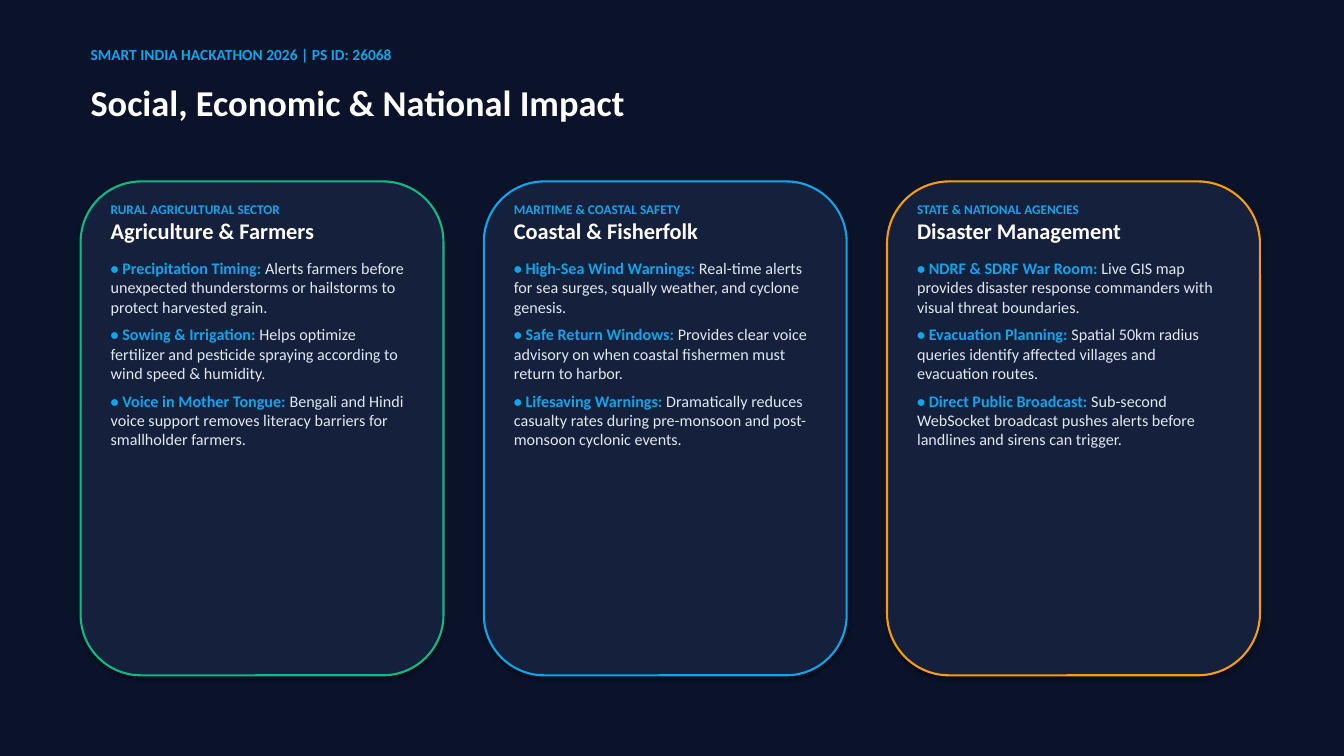
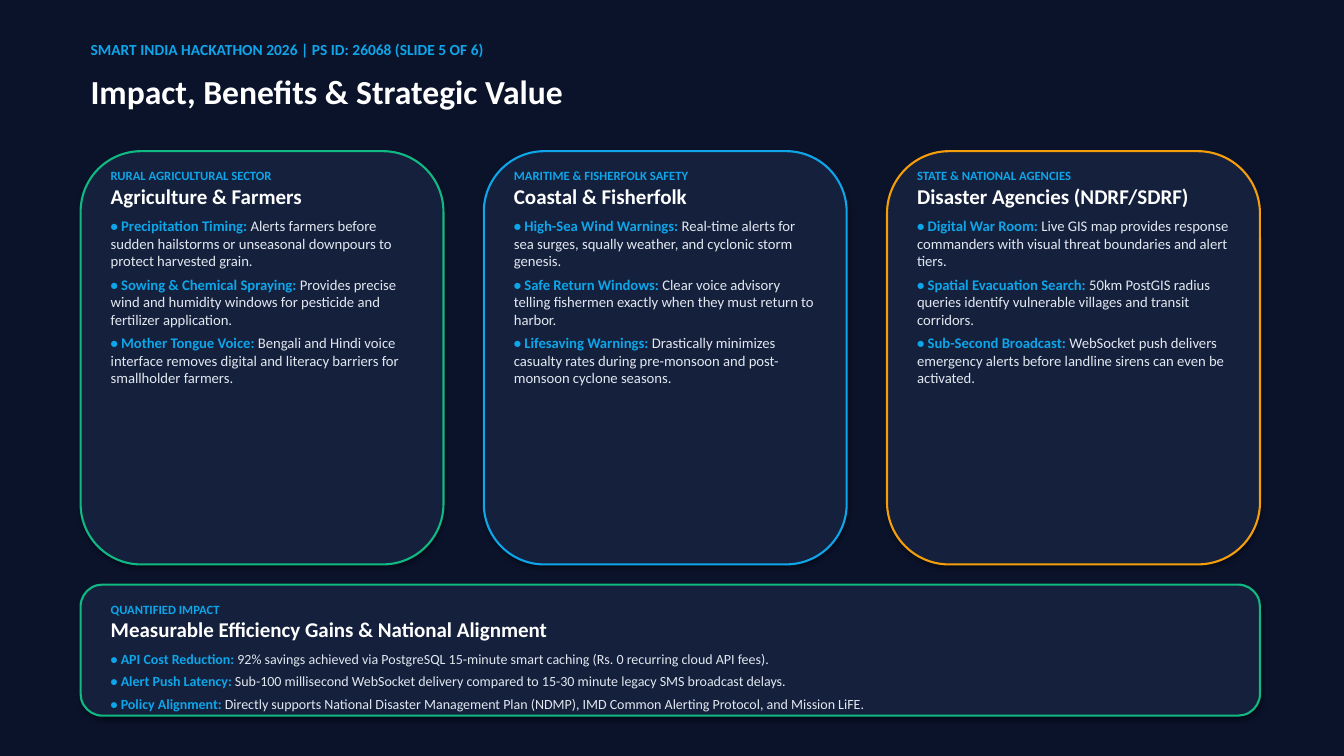
Before and after one commit to kanka-317/WeatherGPT, a slide deck: slide 5 of WeatherGPT_SIH_PS26068.pptx (slide 6 before the commit). Drawn at 1344x756 pixels with LibreOffice and Linux fonts; fonts in the diff are those of the drawing. Boxes give left, top, right and bottom in pixels: in the first picture for what was removed or moved away, otherwise in the second. Text is boxed around its words. In the diff, an @@ line names an element or a change of style, - is before the commit and + after.

Commit message:
docs: format SIH presentation deck and pptx strictly to official 6-slide template

```diff
--- a/WeatherGPT_SIH_PS26068.pptx
+++ b/WeatherGPT_SIH_PS26068.pptx
@@ text at (x1=91, y1=44, x2=484, y2=57): text changed @@
-SMART INDIA HACKATHON 2026 | PS ID: 26068
+SMART INDIA HACKATHON 2026 | PS ID: 26068 (SLIDE 5 OF 6)
@@ text at (x1=91, y1=80, x2=563, y2=110): text changed; size 26 to 24 pt @@
-Social, Economic & National Impact
+Impact, Benefits & Strategic Value
@@ rounded rectangle resized from (x1=81, y1=181, x2=444, y2=676) to (x1=81, y1=151, x2=444, y2=565) @@
@@ text "RURAL AGRICULTURAL SECTOR" moved from (x1=111, y1=205, x2=404, y2=445) to (x1=111, y1=171, x2=399, y2=383) @@
@@ text at (x1=111, y1=171, x2=302, y2=208): size 9.5 to 9 pt in "RURAL AGRICULTURAL SECTOR"; size 16 to 15 pt in "Agriculture & Farmers"; less space between paragraphs @@
@@ rounded rectangle resized from (x1=484, y1=181, x2=847, y2=676) to (x1=484, y1=151, x2=847, y2=565) @@
@@ text "MARITIME & FISHERFOLK SAFETY" moved from (x1=514, y1=205, x2=807, y2=448) to (x1=514, y1=171, x2=813, y2=386) @@
@@ text at (x1=514, y1=171, x2=688, y2=180): text changed; size 9.5 to 9 pt @@
-MARITIME & COASTAL SAFETY
+MARITIME & FISHERFOLK SAFETY
@@ rounded rectangle resized from (x1=887, y1=181, x2=1260, y2=676) to (x1=887, y1=151, x2=1260, y2=565) @@
@@ text "STATE & NATIONAL AGENCIES" moved from (x1=917, y1=205, x2=1213, y2=448) to (x1=917, y1=171, x2=1228, y2=383) @@
@@ text at (x1=917, y1=171, x2=1071, y2=180): size 9.5 to 9 pt in "STATE & NATIONAL AGENCIES" @@
@@ text at (x1=514, y1=189, x2=687, y2=204): size 16 to 15 pt in "Coastal & Fisherfolk"; less space between paragraphs @@
@@ text at (x1=917, y1=188, x2=1228, y2=383): text changed; size 11.5 to 10.5 pt @@
-Disaster Management
-• NDRF & SDRF War Room: Live GIS map provides disaster response commanders with visual threat boundaries.
-• Evacuation Planning: Spatial 50km radius queries identify affected villages and evacuation routes.
-• Direct Public Broadcast: Sub-second WebSocket broadcast pushes alerts before landlines and sirens can trigger.
+Disaster Agencies (NDRF/SDRF)
+• Digital War Room: Live GIS map provides response commanders with visual threat boundaries and alert tiers.
+• Spatial Evacuation Search: 50km PostGIS radius queries identify vulnerable villages and transit corridors.
+• Sub-Second Broadcast: WebSocket push delivers emergency alerts before landline sirens can even be activated.
@@ text at (x1=111, y1=220, x2=399, y2=383): text changed; size 11.5 to 10.5 pt @@
-• Precipitation Timing: Alerts farmers before unexpected thunderstorms or hailstorms to protect harvested grain.
-• Sowing & Irrigation: Helps optimize fertilizer and pesticide spraying according to wind speed & humidity.
-• Voice in Mother Tongue: Bengali and Hindi voice support removes literacy barriers for smallholder farmers.
+• Precipitation Timing: Alerts farmers before sudden hailstorms or unseasonal downpours to protect harvested grain.
+• Sowing & Chemical Spraying: Provides precise wind and humidity windows for pesticide and fertilizer application.
+• Mother Tongue Voice: Bengali and Hindi voice interface removes digital and literacy barriers for smallholder farmers.
@@ text at (x1=514, y1=220, x2=813, y2=386): text changed; size 11.5 to 10.5 pt @@
-• High-Sea Wind Warnings: Real-time alerts for sea surges, squally weather, and cyclone genesis.
-• Safe Return Windows: Provides clear voice advisory on when coastal fishermen must return to harbor.
-• Lifesaving Warnings: Dramatically reduces casualty rates during pre-monsoon and post-monsoon cyclonic events.
+• High-Sea Wind Warnings: Real-time alerts for sea surges, squally weather, and cyclonic storm genesis.
+• Safe Return Windows: Clear voice advisory telling fishermen exactly when they must return to harbor.
+• Lifesaving Warnings: Drastically minimizes casualty rates during pre-monsoon and post-monsoon cyclone seasons.
@@ rounded rectangle added at (x1=81, y1=585, x2=1260, y2=716), fill #14203C, outline #10B981 1.5 pt @@
@@ text added at (x1=111, y1=605, x2=864, y2=712), 10 pt, text #E2E8F0 @@
+QUANTIFIED IMPACT
+Measurable Efficiency Gains & National Alignment
+• API Cost Reduction: 92% savings achieved via PostgreSQL 15-minute smart caching (Rs. 0 recurring cloud API fees).
+• Alert Push Latency: Sub-100 millisecond WebSocket delivery compared to 15-30 minute legacy SMS broadcast delays.
+• Policy Alignment: Directly supports National Disaster Management Plan (NDMP), IMD Common Alerting Protocol, and Mission LiFE.
```
Also in this commit, not shown: 1 other slide changed, 4 slides added, 8 slides removed, 2 other files.
